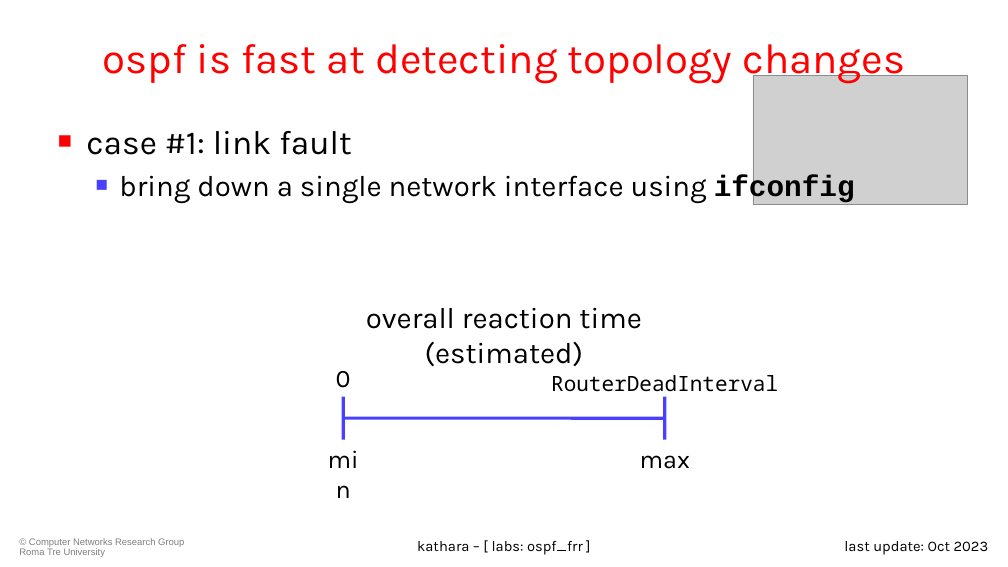
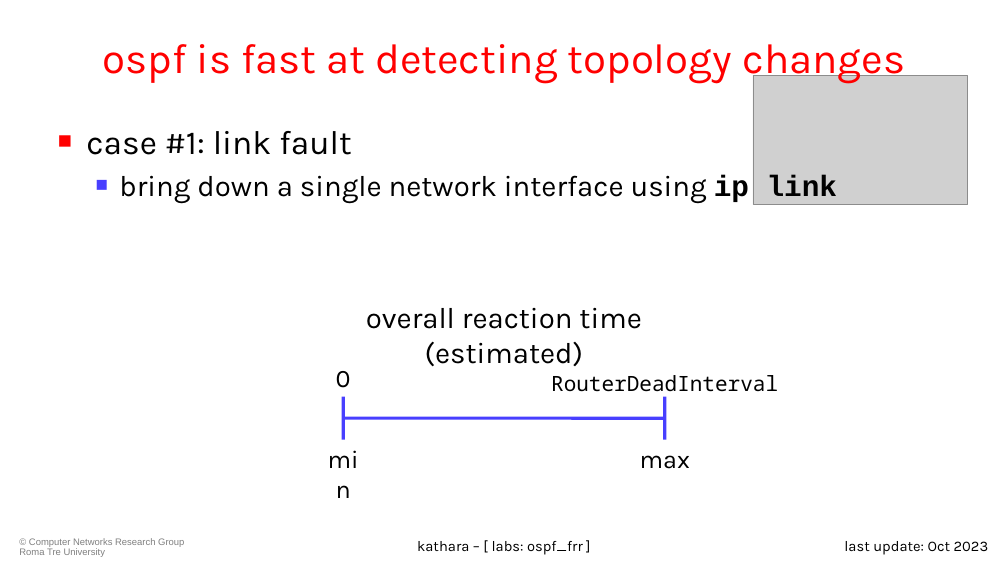
Before and after one commit to KatharaFramework/Kathara-Labs, a slide deck: slide 42 of main-labs/intradomain-routing/frr/ospf/020-kathara-lab_ospf.pptx. Drawn at 1008x567 pixels with LibreOffice and Linux fonts; fonts in the diff are those of the drawing; grey boxes stand for pictures; background and template pictures are left out. Boxes give left, top, right and bottom in pixels: in the first picture for what was removed or moved away, otherwise in the second. Text is boxed around its words. In the diff, an @@ line names an element or a change of style, - is before the commit and + after.

Commit message:
Update OSPF slides and labs

```diff
--- a/main-labs/intradomain-routing/frr/ospf/020-kathara-lab_ospf.pptx
+++ b/main-labs/intradomain-routing/frr/ospf/020-kathara-lab_ospf.pptx
@@ text at [119, 175, 837, 203]: text changed @@
-  ■ bring down a single network interface using ifconfig
+  ■ bring down a single network interface using ip link
```
Also in this commit, not shown: 5 other slides changed, 18 other files.
